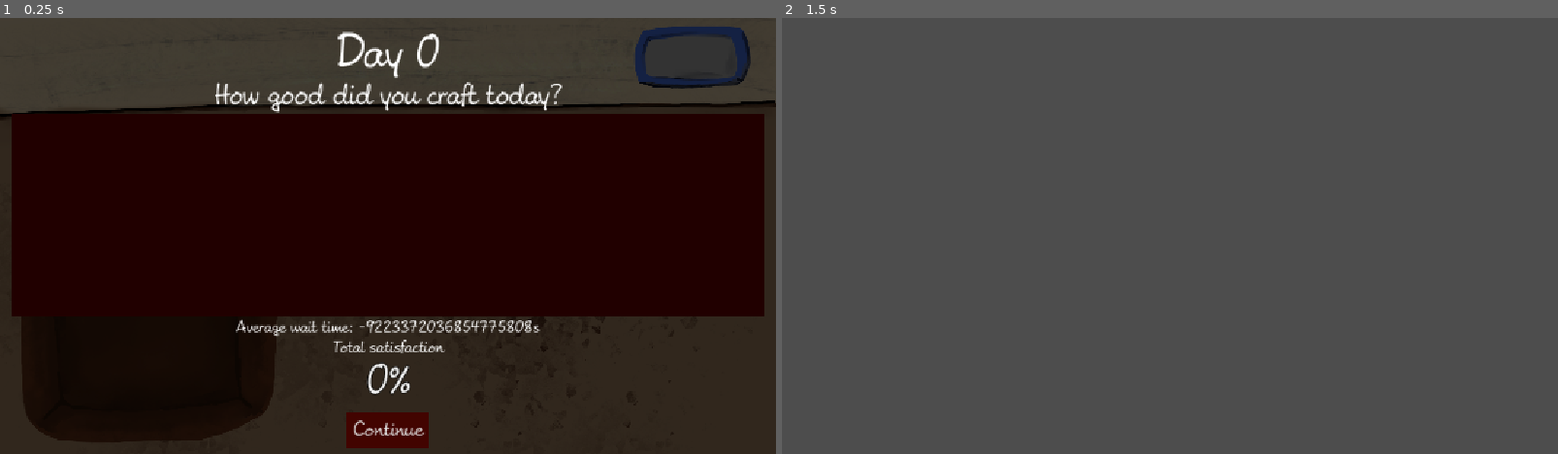
Above: before the commit, frames 1-2 (left to right).
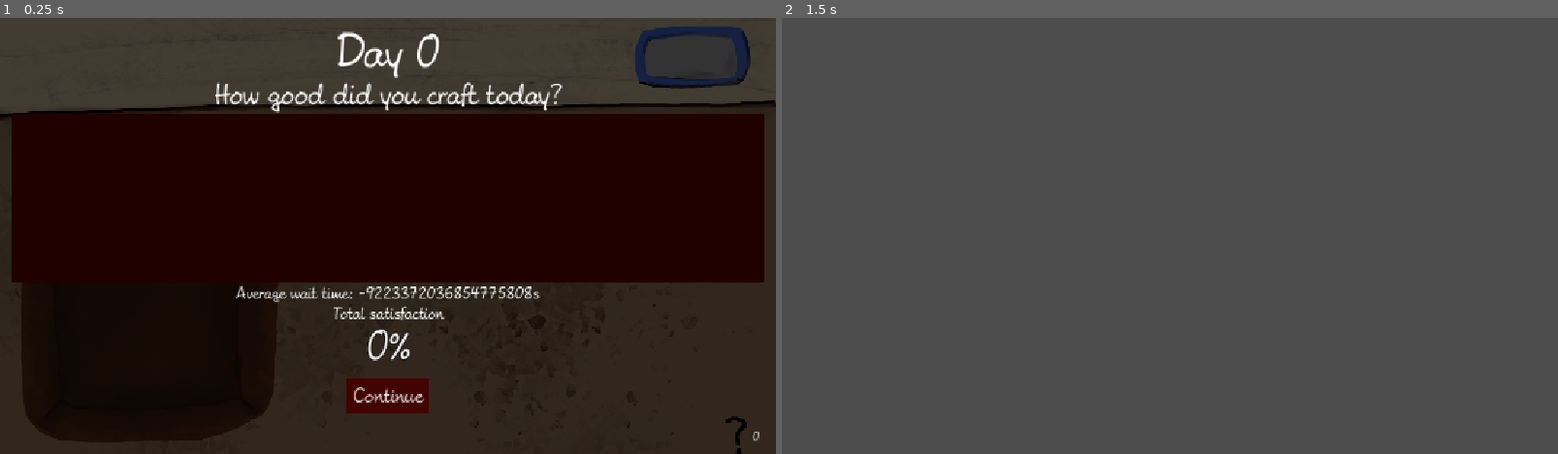
Above: after the commit, the same moments.

Repository: KIT-GameJam/Firework-Craft
Game: Godot game, scene res://ui/screens/day-over-screen/day_over_screen.tscn
Same seed, same stepped clock (60 frames per second), same inputs: the game is played once before the commit and once after it. This scene is started directly instead of the project's main scene.
Inputs (mouse positions are in pixels of both pictures, inside the frame that each line leads up to):
- Up to frame 1 (0.25 s): no input
- Up to frame 2 (1.5 s): click "Continue" at 0.5 s; tap Enter at 1.25 s; move the mouse to (1340, 214) at 1.27 s; hold D (move_right) from 1.28 s (still down); click (1340, 214) at 1.42 s

The runs differ from the first frame. In frame 1, 7.8% of the frame differs, in the area x 1-99%, y 60-100%; in frame 2, nothing differs.

Commit message:
floooowers

Diff:
--- a/autoloads/global.gd
+++ b/autoloads/global.gd
@@ -3,6 +3,7 @@
 var game_manager : GameManager = null
 var selected_res : AbstractIngredient = null
 var selectedRequest: Request = null
+var countedFlower : int = 0
 
 const MAX_CORNERS : int = 4
 const MAX_SIZE : int = 3
--- a/entities/flask/flask.gd
+++ b/entities/flask/flask.gd
@@ -47,6 +47,7 @@
 func calc_values() -> void:
 	current_value = current_value + flask_color + flask_size + flask_corners
 
+
 func handle_abgabe(expected_product: RequestResource) -> void:
 	var shapeDiff: int = max(0, abs(flask_corners - expected_product.corners) - expected_product.cornersTollerance)
 	var colorDiff: int = max(0, abs((flask_color - expected_product.color) % 12) - expected_product.colorTollerance) # TODO Funktion überprüfen
@@ -58,11 +59,16 @@
 
 	request_complete.emit(elapsed_time, satisfaction)
 
+func is_flower(exp_prod: FireworkResource) -> bool:
+	return (exp_prod.color_modifier == 0 and exp_prod.size_modifier == 0 and exp_prod.corner_modifier == 0)
+
 func mix_res(res_abstr: AbstractIngredient) -> void:
 	var res = res_abstr.resourceData
 	flask_color = (flask_color + res.color_modifier + Global.MAX_COLOR) % Global.MAX_COLOR
 	flask_size = clampi(flask_size + res.size_modifier, 1, Global.MAX_SIZE)
 	flask_corners = clampi(flask_corners + res.corner_modifier, 1, Global.MAX_CORNERS)
+	if is_flower(res):
+		Global.countedFlower = Global.countedFlower + 1
 	_update_particle_effect()
 
 func reset():
--- /dev/null
+++ b/entities/ingredients/flower_ingredient.tscn
@@ -0,0 +1,28 @@
+[gd_scene load_steps=5 format=3 uid="uid://dosk5yr5i0wq4"]
+
+[ext_resource type="Texture2D" uid="uid://ctem8rfvq44vw" path="res://textures/placeholder.png" id="1_fqvcd"]
+[ext_resource type="Script" uid="uid://ciyickadhg2oq" path="res://entities/ingredients/abstractIngredient.gd" id="2_eqwhc"]
+[ext_resource type="Script" uid="uid://dfnp38cb0upof" path="res://entities/ingredients/fireworkResource.gd" id="2_tgifm"]
+
+[sub_resource type="Resource" id="Resource_mux4a"]
+script = ExtResource("2_tgifm")
+metadata/_custom_type_script = "uid://dfnp38cb0upof"
+
+[node name="FlowerIngredient" type="TextureRect"]
+custom_minimum_size = Vector2(150, 150)
+anchors_preset = 8
+anchor_left = 0.5
+anchor_top = 0.5
+anchor_right = 0.5
+anchor_bottom = 0.5
+offset_left = -576.0
+offset_top = -324.0
+offset_right = -426.0
+offset_bottom = -174.0
+grow_horizontal = 2
+grow_vertical = 2
+texture = ExtResource("1_fqvcd")
+expand_mode = 1
+stretch_mode = 4
+script = ExtResource("2_eqwhc")
+resourceData = SubResource("Resource_mux4a")
--- a/levels/main_level.gd
+++ b/levels/main_level.gd
@@ -10,6 +10,7 @@
 @export var requests_amount: int = 3
 
 var customerdata: Array[CustomerStats] = []
+var nb_flowers: int = 0
 
 @export var ingredient_scenes: Array[PackedScene]
 @onready var ingredient_table: Node = $VBoxContainer/HBoxContainer2/IngredientTable
--- a/levels/main_level.tscn
+++ b/levels/main_level.tscn
@@ -13,6 +13,7 @@
 [ext_resource type="PackedScene" uid="uid://b6k0ge2uyxh01" path="res://entities/ingredients/pizza_ingredient.tscn" id="9_arlwx"]
 [ext_resource type="PackedScene" uid="uid://bjdur4wfp1wuv" path="res://entities/ingredients/can_ingredient.tscn" id="10_p6yen"]
 [ext_resource type="PackedScene" uid="uid://cxahalsyfykks" path="res://entities/ingredients/rocket_ingredient.tscn" id="11_v1ssk"]
+[ext_resource type="PackedScene" uid="uid://dosk5yr5i0wq4" path="res://entities/ingredients/flower_ingredient.tscn" id="12_v1ssk"]
 
 [sub_resource type="StyleBoxEmpty" id="StyleBoxEmpty_43k3a"]
 
@@ -31,7 +32,7 @@
 size_flags_vertical = 3
 theme = ExtResource("1_yb8kn")
 script = ExtResource("1_ilwad")
-ingredient_scenes = Array[PackedScene]([ExtResource("3_wg11f"), ExtResource("4_ggk2x"), ExtResource("5_5br84"), ExtResource("7_arlwx"), ExtResource("8_t6wdf"), ExtResource("8_5br84"), ExtResource("9_arlwx"), ExtResource("10_p6yen"), ExtResource("11_v1ssk")])
+ingredient_scenes = Array[PackedScene]([ExtResource("3_wg11f"), ExtResource("4_ggk2x"), ExtResource("5_5br84"), ExtResource("7_arlwx"), ExtResource("8_t6wdf"), ExtResource("8_5br84"), ExtResource("9_arlwx"), ExtResource("10_p6yen"), ExtResource("11_v1ssk"), ExtResource("12_v1ssk")])
 
 [node name="TextureRect" type="TextureRect" parent="."]
 layout_mode = 1
--- a/ui/screens/day-over-screen/day_over_screen.gd
+++ b/ui/screens/day-over-screen/day_over_screen.gd
@@ -7,6 +7,7 @@
 @onready var progress_bar : ProgressBar = $MarginContainer/VBoxContainer/ProgressBar
 @onready var stats_list : ItemList = $MarginContainer/VBoxContainer/ItemList
 @onready var wait_time_label: Label = $MarginContainer/VBoxContainer/AverageWaitTime
+@onready var flowers : Label = $MarginContainer/VBoxContainer/MarginContainer/FlowerLabel
 var total_satisfaction : int = 0
 var average_wait_time: int = 0
 var level_stats : Array[Level.CustomerStats] = []
@@ -19,7 +20,7 @@
 	calc_total_satisfaction()
 	set_stats_list()
 	wait_time_label.text += str(average_wait_time, 's')
-	print(average_wait_time)
+	flowers.text = str(Global.countedFlower)
 	progress_bar.value = 0
 	var tween = create_tween()
 	tween.tween_property(progress_bar, "value", total_satisfaction, 2.0) # (Zielwert, Dauer)
--- a/ui/screens/day-over-screen/day_over_screen.tscn
+++ b/ui/screens/day-over-screen/day_over_screen.tscn
@@ -1,8 +1,9 @@
-[gd_scene load_steps=4 format=3 uid="uid://u1l0uufcdwif"]
+[gd_scene load_steps=5 format=3 uid="uid://u1l0uufcdwif"]
 
 [ext_resource type="Theme" uid="uid://hheneshfv1b2" path="res://ui/themes/your_theme.tres" id="1_nk6t1"]
 [ext_resource type="Script" uid="uid://b8kvsir2e8n1b" path="res://ui/screens/day-over-screen/day_over_screen.gd" id="2_hheev"]
 [ext_resource type="Texture2D" uid="uid://dql4xoxu7o26a" path="res://textures/backgrounds/counter.png" id="3_wgr8u"]
+[ext_resource type="Texture2D" uid="uid://ctem8rfvq44vw" path="res://textures/placeholder.png" id="4_bfjew"]
 
 [node name="DayOverScreen" type="Control"]
 layout_mode = 3
@@ -54,7 +55,7 @@
 horizontal_alignment = 1
 
 [node name="ItemList" type="ItemList" parent="MarginContainer/VBoxContainer"]
-custom_minimum_size = Vector2(0, 300)
+custom_minimum_size = Vector2(0, 250)
 layout_mode = 2
 theme = ExtResource("1_nk6t1")
 
@@ -87,4 +88,18 @@
 theme_type_variation = &"FlatButton"
 text = "Continue"
 
+[node name="MarginContainer" type="MarginContainer" parent="MarginContainer/VBoxContainer"]
+layout_mode = 2
+size_flags_horizontal = 8
+size_flags_vertical = 4
+
+[node name="TextureRect" type="TextureRect" parent="MarginContainer/VBoxContainer/MarginContainer"]
+layout_mode = 2
+texture = ExtResource("4_bfjew")
+
+[node name="FlowerLabel" type="Label" parent="MarginContainer/VBoxContainer/MarginContainer"]
+layout_mode = 2
+text = "0"
+horizontal_alignment = 2
+
 [connection signal="pressed" from="MarginContainer/VBoxContainer/Button" to="." method="_on_button_pressed"]
Not shown: 1 places in levels/main_level.tscn that only renumber resources
